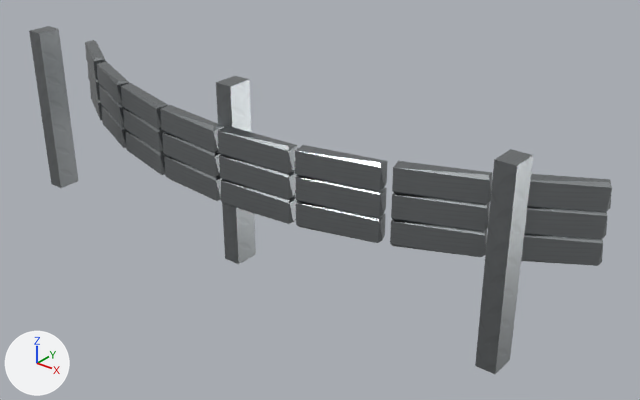
One commit to the glTF model public/assets/p11/trackside-props/armco-curved-lod1.glb: the scene before it, then after it.
Camera for both pictures: a camera (50 mm lens) standing at (3.28, -3.24, 2.63) and looking at (0.33, 0.45, 0.35). Every picture has the same lights, and +X, +Y and +Z are marked at lower left. The first picture is the older version. Where no turn or scale is listed for an object, it has been applied to the vertices.
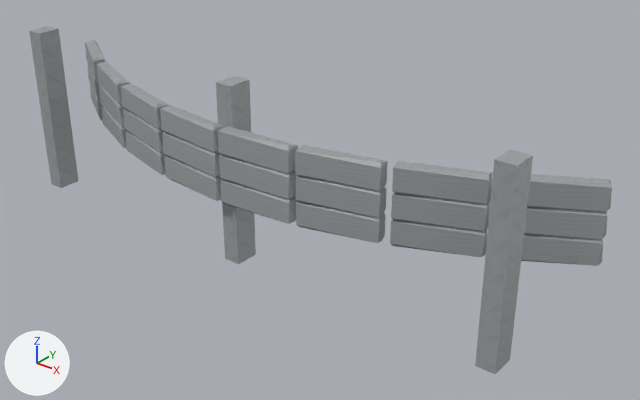
Changed parts and their boxes (x1, y1, x2, y2) in the pictures (640 x 400 px):
'guardrail post.002', surface changed: (475, 149, 533, 374) in both
'guardrail post.001', surface changed: (216, 76, 256, 264) in both
'formed armco beam.022', surface changed (lighter): (392, 161, 492, 204) in both
'formed armco beam.021', surface changed (lighter): (295, 145, 387, 191) in both
'formed armco beam.023', surface changed (lighter): (527, 174, 612, 212) in both
'formed armco beam.014', surface changed (lighter): (391, 193, 490, 231) in both
'formed armco beam.006', surface changed (lighter): (390, 219, 487, 257) in both
'formed armco beam.013', surface changed (lighter): (296, 176, 386, 217) in both
'formed armco beam.020', surface changed (lighter): (218, 126, 298, 173) in both
'formed armco beam.005', surface changed (lighter): (296, 201, 385, 243) in both
'formed armco beam.015', surface changed (lighter): (524, 207, 607, 239) in both
'formed armco beam.007', surface changed (lighter): (521, 235, 603, 266) in both
'formed armco beam.012', surface changed (lighter): (219, 155, 298, 199) in both
'formed armco beam.004', surface changed (lighter): (221, 180, 298, 224) in both
'formed armco beam.019', surface changed (lighter): (160, 105, 224, 152) in both
'formed armco beam.011', surface changed (lighter): (162, 132, 221, 177) in both
'formed armco beam.003', surface changed (lighter): (164, 156, 223, 201) in both
'formed armco beam.018', surface changed (lighter): (121, 83, 168, 129) in both
'formed armco beam.010', surface changed (lighter): (123, 108, 164, 152) in both
'formed armco beam.002', surface changed (lighter): (126, 131, 167, 175) in both
'formed armco beam.017', surface changed (lighter): (97, 61, 129, 104) in both
'formed armco beam.009', surface changed (lighter): (99, 85, 125, 126) in both
'formed armco beam.001', surface changed (lighter): (102, 106, 127, 148) in both
'formed armco beam.016', surface changed (lighter): (85, 40, 105, 79) in both
'formed armco beam.008', surface changed (lighter): (88, 64, 100, 100) in both
'formed armco beam', surface changed (lighter): (90, 83, 102, 120) in both

Diff of the bpy script that builds the scene:
```diff
--- a/public/assets/p11/trackside-props/armco-curved-lod1.glb.py
+++ b/public/assets/p11/trackside-props/armco-curved-lod1.glb.py
@@ mat_shared_4k_trackside_trim @@
 n0 = _N.new('ShaderNodeBsdfPrincipled'); n0.name = 'Principled BSDF'
 n2.image = img_trim_basecolor
-n3 = _N.new('ShaderNodeSeparateColor'); n3.name = 'Separate Color'
-n4 = _N.new('ShaderNodeTexImage'); n4.name = 'Image Texture.001'
-n4.image = img_trim_orm
 _L.new(n0.outputs[0], n1.inputs[0])  # 'BSDF' to 'Surface'
 _L.new(n2.outputs[0], n0.inputs[0])  # 'Color' to 'Base Color'
-_L.new(n3.outputs[2], n0.inputs[1])  # 'Blue' to 'Metallic'
-_L.new(n3.outputs[1], n0.inputs[2])  # 'Green' to 'Roughness'
-_L.new(n4.outputs[0], n3.inputs[0])  # 'Color' to 'Color'
```
